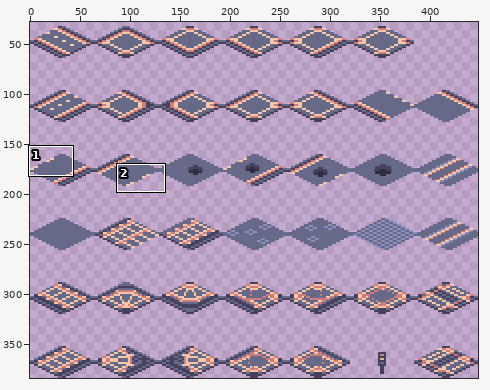
Two states of a sprite sheet, Ankara/Assets/Sprites/yollar.png. The picture above shows the old version from afar; the outline marks the close-up.
Close-up. The starting point:
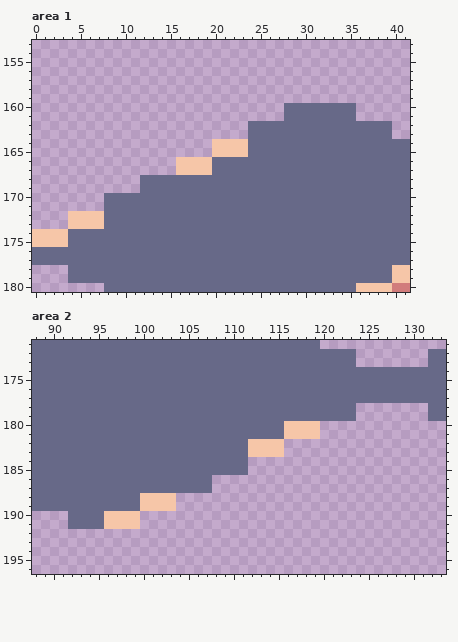
The file is 448x384 pixels. Shown: area 1: x 0..41, y 153..180; area 2: x 88..133, y 171..196. The wide view leaves out empty margins.
The result:
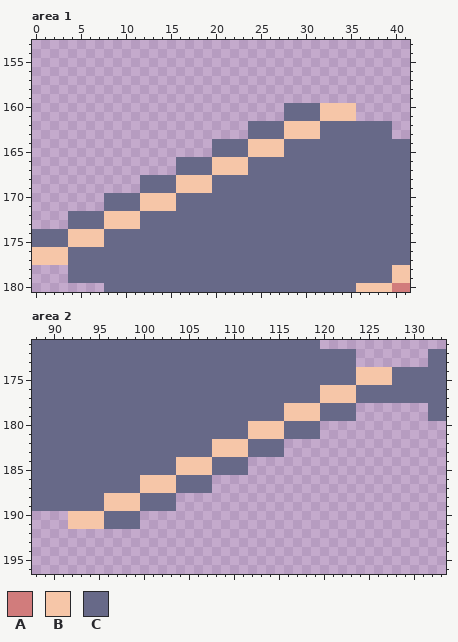
Palette (. is transparent): A #d17c7c  B #f6c6a8  C #676988
The exact change:
Changed rows in their new state; - is an unchanged pixel.
Area 1:
first column x 0:
160 --------------------------------BBBB
161 --------------------------------BBBB
162 ----------------------------BBBB----
163 ----------------------------BBBB----
164 --------------------CCCCBBBB--------
165 --------------------CCCCBBBB--------
166 ----------------CCCCBBBB------------
167 ----------------CCCCBBBB------------
168 ----------------BBBB----------------
169 ----------------BBBB----------------
170 ------------BBBB--------------------
171 ------------BBBB--------------------
172 ----CCCCBBBB------------------------
173 ----CCCCBBBB------------------------
174 CCCCBBBB----------------------------
175 CCCCBBBB----------------------------
176 BBBB--------------------------------
177 BBBB--------------------------------
Area 2:
first column x 92:
174 --------------------------------BBBB
175 --------------------------------BBBB
176 ----------------------------BBBB----
177 ----------------------------BBBB----
178 ------------------------BBBB--------
179 ------------------------BBBB--------
180 --------------------BBBBCCCC--------
181 --------------------BBBBCCCC--------
182 ----------------BBBBCCCC------------
183 ----------------BBBBCCCC------------
184 ------------BBBB--------------------
185 ------------BBBB--------------------
186 --------BBBB------------------------
187 --------BBBB------------------------
188 ----BBBBCCCC------------------------
189 ----BBBBCCCC------------------------
190 BBBBCCCC----------------------------
191 BBBBCCCC----------------------------
